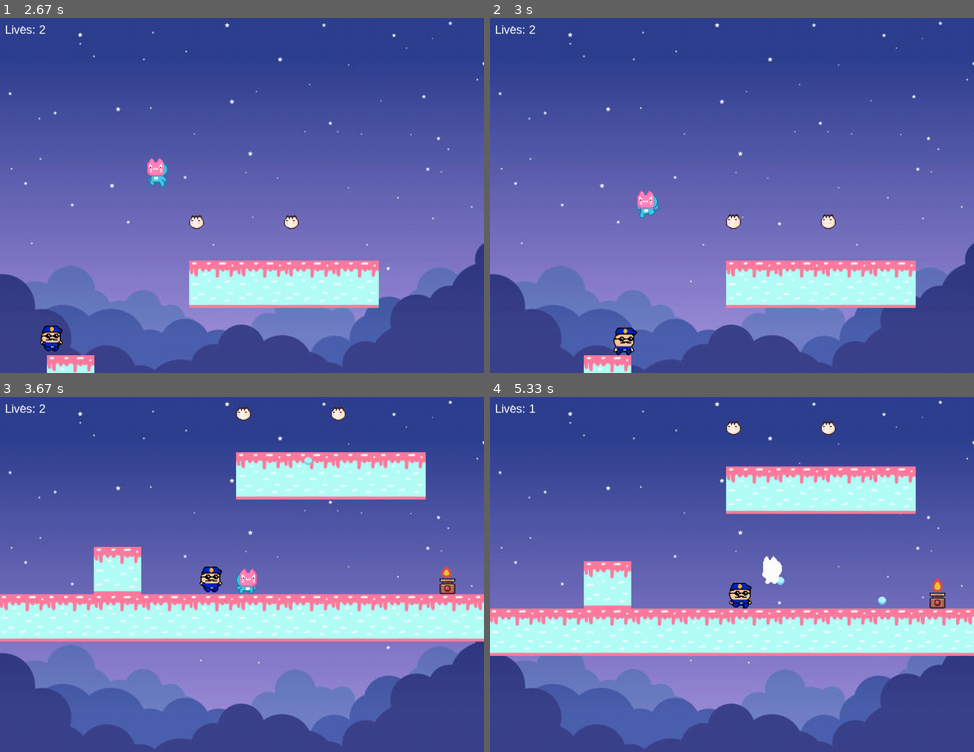
Above: before the commit, frames 1-4 (two rows, left to right).
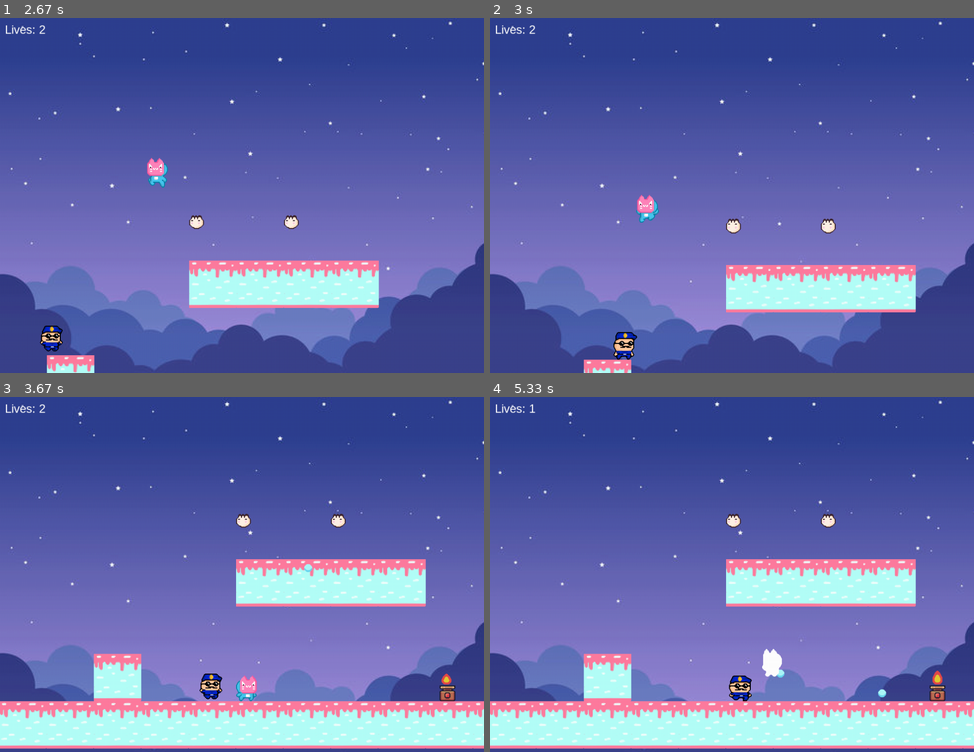
Above: after the commit, the same moments.

Repository: biancafu/pygame_hackathon
Game: pygame game, started from stage2.py
Same seed, same stepped clock (60 frames per second), same inputs: the game is played once before the commit and once after it.
Inputs:
- Up to frame 1 (2.67 s): click "Start Game" at 0.38 s; hold Left 1.67-2.2 s; tap Space at 2.23 s; hold Left from 2.57 s (still down)
- Up to frame 2 (3 s): release Left at 2.97 s
- Up to frame 3 (3.67 s): hold Right 3-3.63 s; tap S at 3.15 s
- Up to frame 4 (5.33 s): hold Left 3.67-4.13 s; hold Right 4.17-4.63 s; hold Right 4.67-5.13 s; tap S at 4.82, 5.32 s; hold Left from 5.17 s (still down); tap Space at 5.23 s

Frame 1 is identical in both runs. In frame 2, 3.6% of the frame differs, in the area x 19-88%, y 48-100%; in frame 3, 40%; in frame 4, 41%, in the area x 0-100%, y 6-100%.

Commit message:
start new stage at dest - changed x, y fixed block - ground level

Diff:
--- a/stage2.py
+++ b/stage2.py
@@ -789,16 +789,16 @@
                         Block(block_size * 4, WIN_HEIGHT - block_size * 4, block_size),
                         Block(block_size * 5, WIN_HEIGHT - block_size * 5, block_size),
                         Block(block_size * 6, WIN_HEIGHT - block_size * 6, block_size),
-                        Block(block_size * 7, WIN_HEIGHT - block_size * 8, block_size),
-                        Block(block_size * 8, WIN_HEIGHT - block_size * 10, block_size),
-                        Block(block_size * 9, WIN_HEIGHT - block_size * 12, block_size),
-                        Block(block_size * 10, WIN_HEIGHT - block_size * 13, block_size),
-                        Block(block_size * 11, WIN_HEIGHT - block_size * 15, block_size),
-                        Block(block_size * 12, WIN_HEIGHT - block_size * 16, block_size),
-                        Block(block_size * 13, WIN_HEIGHT - block_size * 17, block_size),
-                        Block(block_size * 14, WIN_HEIGHT - block_size * 18, block_size),
+                        # Block(block_size * 7, WIN_HEIGHT - block_size * 8, block_size),
+                        # Block(block_size * 8, WIN_HEIGHT - block_size * 10, block_size),
+                        # Block(block_size * 9, WIN_HEIGHT - block_size * 12, block_size),
+                        # Block(block_size * 10, WIN_HEIGHT - block_size * 13, block_size),
+                        # Block(block_size * 11, WIN_HEIGHT - block_size * 15, block_size),
+                        # Block(block_size * 12, WIN_HEIGHT - block_size * 16, block_size),
+                        # Block(block_size * 13, WIN_HEIGHT - block_size * 17, block_size),
+                        # Block(block_size * 14, WIN_HEIGHT - block_size * 18, block_size),
                         *traps, fire])
-            destinations.append(Destination(1500, WIN_HEIGHT - block_size - 128, 32, 32))
+            destinations.append(Destination(500, WIN_HEIGHT - block_size * 6 - 128, 32, 32))
             collectibles.append([heart1, heart2, speed, collectibles_bullets])
 
     design["objects"] = objects
@@ -894,10 +894,12 @@
                 #         player.lives += 1
 
         #level up: destination detection
-        if player.rect.x > destination.rect.right:
+        if player.rect.x > destination.rect.right and player.rect.bottom - 128 <= destination.rect.y:
             pygame.time.wait(500)
             player.level += 1
             offset_x = 0
+            offset_y = 0
+
 
             #reset player position
             player.rect.x = 0
@@ -922,9 +924,17 @@
         if ((player.rect.right - offset_x >= WIN_WIDTH - scroll_area_width) and player.x_vel > 0) or (#moving to the right, off the screen
             (player.rect.left - offset_x <= scroll_area_width) and player.x_vel < 0): #moving to the left, off the screen
             offset_x += player.x_vel
+            print("player - offset",player.rect.bottom - offset_y)
+            print("player", player.rect.bottom)
+            print("offset", offset_y)
+            print("destination y",destination.rect.y)
+            print("destination bottom",destination.rect.bottom)
+
 
         #vertical scroll
-        if ((player.rect.bottom - offset_y >= WIN_HEIGHT - scroll_area_height) and player.y_vel > 0) or (#moving downwards, off the screen
+        if (player.rect.bottom - offset_y == WIN_HEIGHT - block_size):
+            offset_y == 0
+        elif ((player.rect.bottom - offset_y >= WIN_HEIGHT - block_size + 5) and player.y_vel > 0) or (#moving downwards, off the screen
             (player.rect.top - offset_y <= scroll_area_height) and player.y_vel < 0): #moving upwards, off the screen
             offset_y += player.y_vel
 
